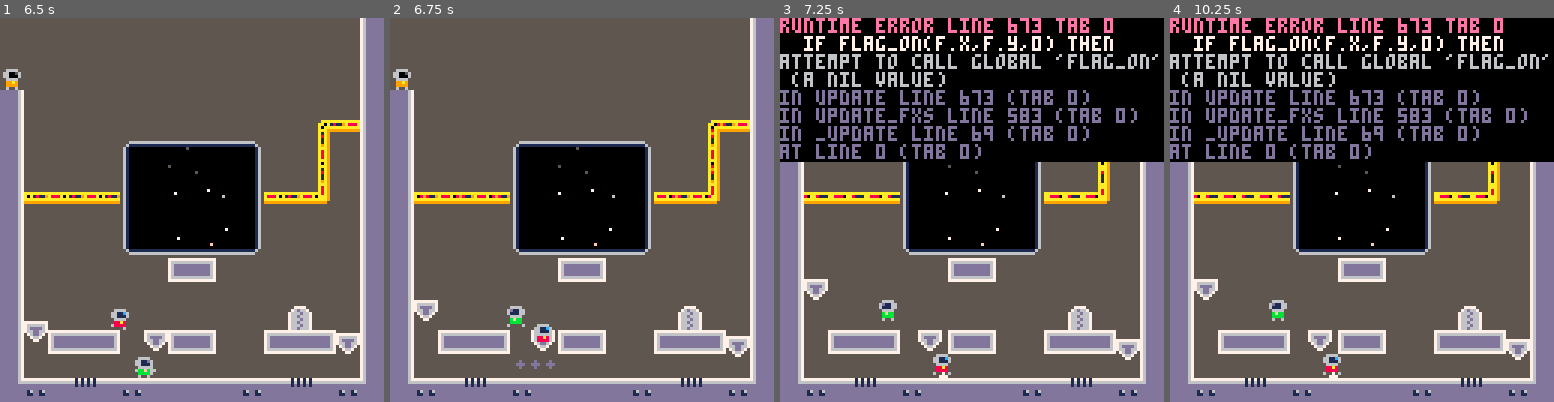
Above: before the commit, frames 1-4 (left to right).
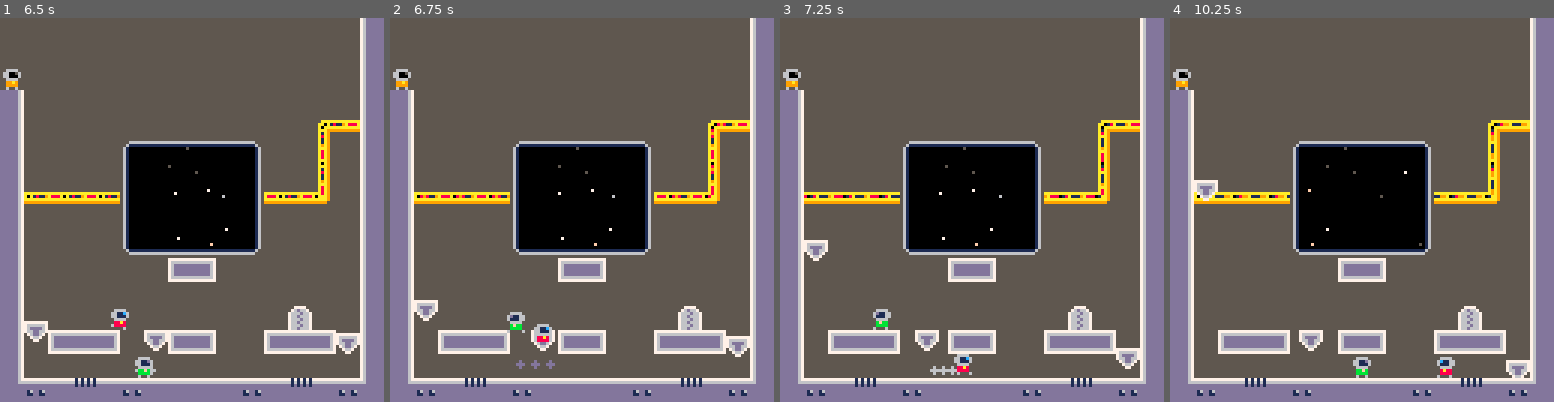
Above: after the commit, the same moments.

Repository: jgradim/gameoff-2020
Game: PICO-8 cartridge moonshot.p8
The game is run twice, just before and just after one commit, with the same random seed, the same clock (stepped at 60 frames per second) and the same inputs.
Inputs:
- Up to frame 1 (6.5 s): tap X (X key) at 0.33, 1.07, 1.85, 2.97, 4.08, 5.2, 6.32 s; tap O (Z key) at 0.7, 1.7, 2.1, 2.5, 2.9, 3.3, 3.7, 4.1, 4.5, 4.9, 5.3, 5.7, 6.1 s; hold Right 1.6-2.1 s; hold Up 2.15-2.42 s; hold Right 2.47-3.03 s; hold Left 3.08-3.58 s; hold Down 3.63-3.97 s; hold Right 4.02-4.68 s; hold Up 4.73-5.03 s; hold Left 5.08-5.68 s; hold Down 5.73-6.03 s; hold Right from 6.08 s (still down)
- Up to frame 2 (6.75 s): tap O (Z key) at 6.5 s; release Right at 6.58 s; hold Right from 6.63 s (still down)
- Up to frame 3 (7.25 s): tap O (Z key) at 6.9 s; release Right at 7.13 s; hold Up from 7.18 s (still down)
- Up to frame 4 (10.25 s): tap O (Z key) every 0.4 s from 7.3 to 10.1 s; tap X (X key) at 7.43, 8.55, 9.67 s; release Up at 7.45 s; hold Right 7.5-8.07 s; hold Left 8.12-8.62 s; hold Down 8.67-9 s; hold Right 9.05-9.72 s; hold Up 9.77-10.07 s; hold Left from 10.12 s (still down)

Frame 1 is identical in both runs. In frame 2, 0.3% of the frame differs, in the area x 30-36%, y 75-83%; in frame 3, 38%; in frame 4, 39%, in the area x 0-100%, y 0-94%.
Error before the commit: runtime error line 673 tab 0; if flag_on(f.x,f.y,0) then; attempt to call global 'flag_on' (a nil value)

Commit message:
Document hitbox

Diff:
--- a/moonshot.p8
+++ b/moonshot.p8
@@ -146,42 +146,31 @@
  local h={
   x=o.x,
   y=o.y,
-  w=o.w,
-  h=o.h,
+  w=3, -- Waist offset
+  h=5, -- Abdomen + shorted helmet offset
  }
 
  if aim=="⬅️" then
-  --check left
-  h.x+=o.dx
   h.w=o.dx
-  --adjust for player sprite
-  h.x+=2
-  h.y+=2
-  h.h-=3
+  h.y+=1 -- Remove top of helmet
+  h.x+=1 -- Remove empty column
  elseif aim=="➡️" then
-  --check right
-  h.x+=h.w-1
   h.w=o.dx
-  --adjust for player sprite
-  h.x-=1
-  h.y+=2
-  h.h-=3
+  h.y+=1 -- Remove top of helmet
+  h.x+=1 -- Remove empty column
+
+  h.x+=4 -- Remove waist size
+  h.x+=1 -- Remove left arm
  elseif aim=="⬆️" then
-  --check top
-  h.y=o.y+o.dy
-  h.h=1
-  --adjust for player sprite
-  h.y+=1
-  h.x+=2
-  h.w-=5
+  -- Notice no h.h=o.dy
+  h.x+=2 -- Remove left empty column and arm
+
+  h.h=0  -- No offset, just one line
  elseif aim=="⬇️" then
-  --check bottom
-  h.y+=h.h-1
   h.h=o.dy
-  --adjust for player sprite
-  h.y+=1
-  h.x+=2
-  h.w-=5
+  h.x+=2 -- Remove left empty column and arm
+
+  h.y+=o.h -- Just below the sprite
  end
 
   return h
